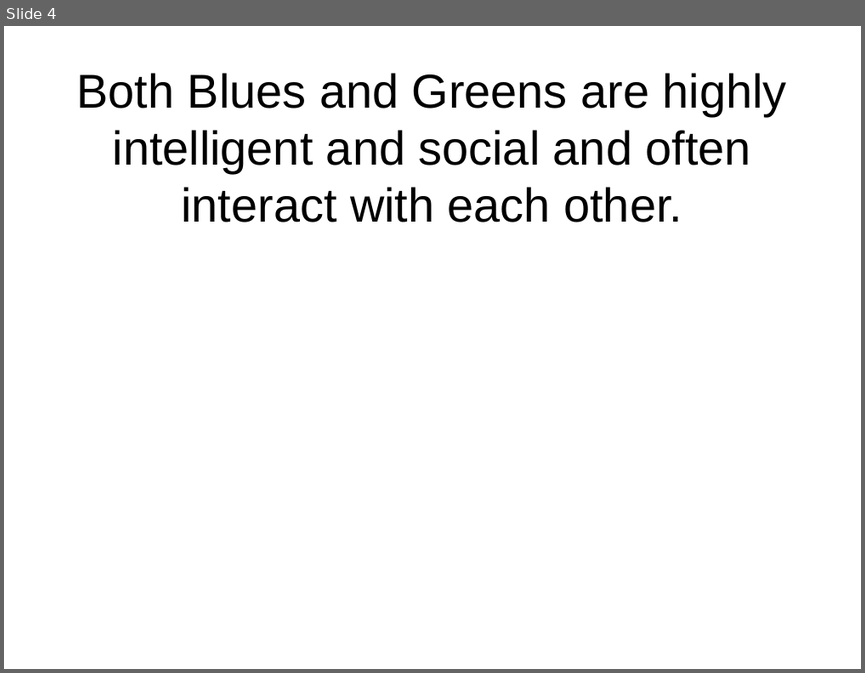
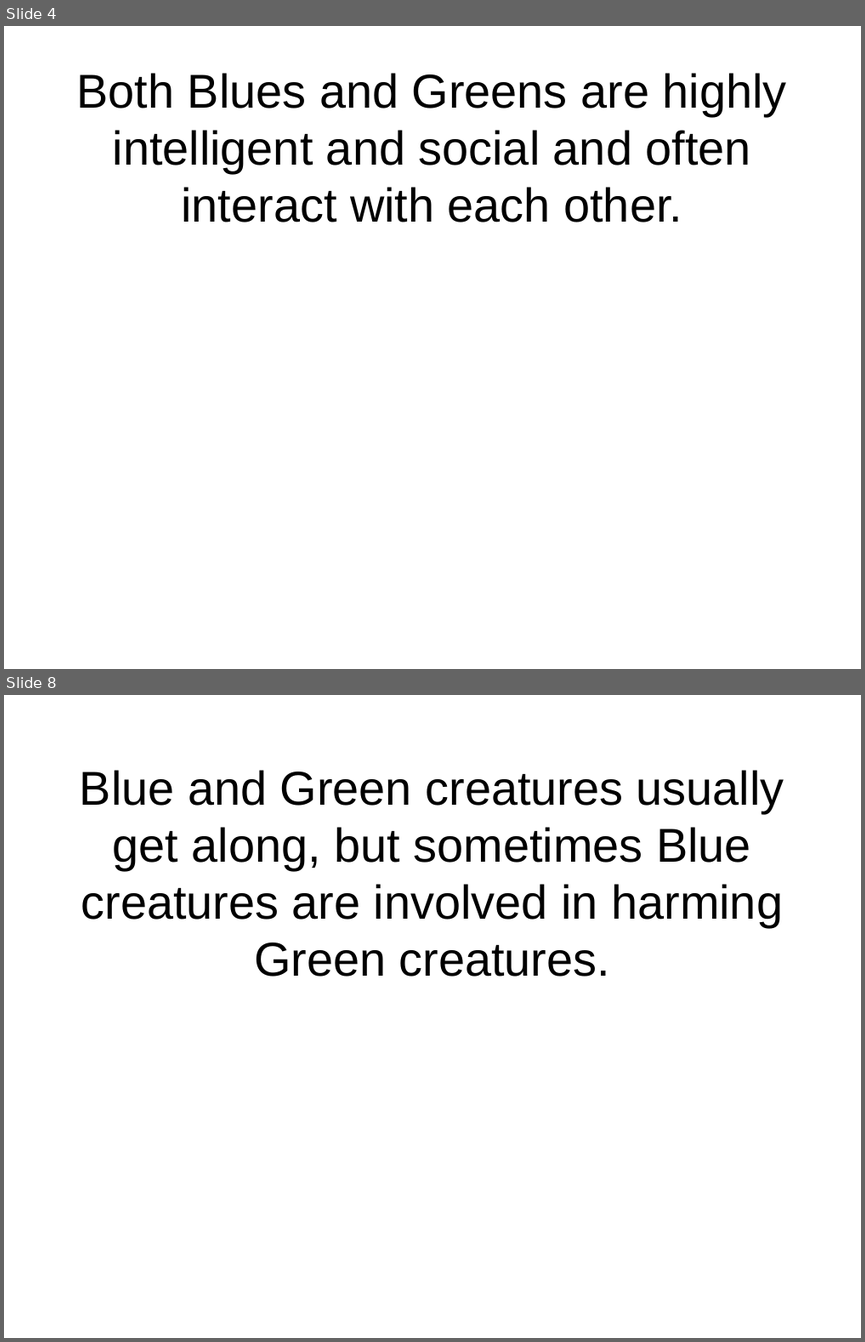
Before and after one commit to flxsosa/MoralDynamics, a slide deck: experiment_template/experiment_slides.odp. Shown one above the other, each under a label of ours: slide 4 before the commit, slides 4 and 8 after it; the slides between them are not shown. The pictures are 865x673 and 865x1342 pixels, drawn with LibreOffice and Linux fonts; fonts in the diff are those of the drawing. Boxes give left, top, right and bottom in pixels: in the first picture for what was removed or moved away, otherwise in the second. Text is boxed around its words. In the diff, an @@ line names an element or a change of style, - is before the commit and + after.

```diff
--- a/experiment_template/experiment_slides.odp
+++ b/experiment_template/experiment_slides.odp
@@ slide 8 added at [4,695,861,1338], background #FFFFFF @@
@@ title added at [80,770,784,976], 44 pt, text #000000 @@
+Blue and Green creatures usually get along, but sometimes Blue creatures are involved in harming Green creatures.
```
Also in this commit, not shown: 1 slide changed, 2 other slides added, 6 slides removed, 12 other files.
